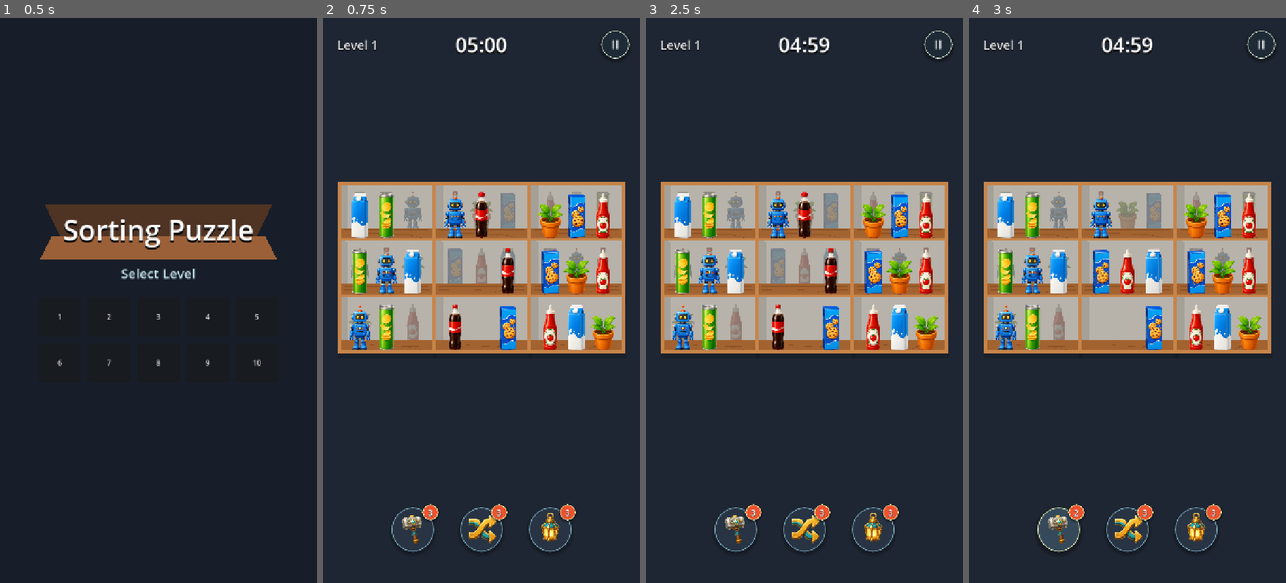
Above: before the commit, frames 1-4 (left to right).
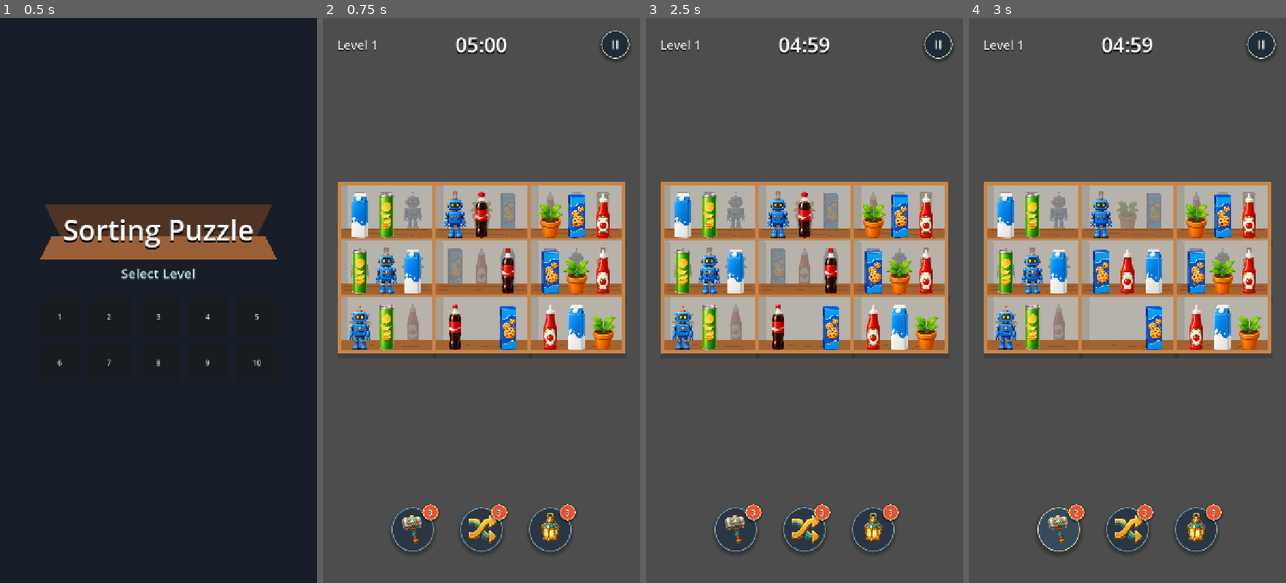
Above: after the commit, the same moments.

Repository: vladeque/sorting-puzzle
Game: Godot game, scene res://scenes/main_menu.tscn
Two runs of this game, one before a commit and one after it. Both use one fixed random seed, a clock stepped at 60 frames per second and the inputs below.
Inputs:
- Up to frame 1 (0.5 s): no input
- Up to frame 2 (0.75 s): click "1" at 0.5 s
- Up to frame 3 (2.5 s): click "II" at 1.25 s; click "Continue" at 2 s
- Up to frame 4 (3 s): click "3" at 2.75 s

Frame 1 is identical in both runs. In frame 2, 69% of the frame differs, in the area x 0-100%, y 0-100%; in frame 3, 69%; in frame 4, 69%.

Commit message:
Add shop wall level background

Diff:
--- a/level.tscn
+++ b/level.tscn
@@ -1,5 +1,6 @@
 [gd_scene format=3 uid="uid://bx74wdn60xop5"]
 
+[ext_resource type="Texture2D" uid="uid://ccfnckk0i01dw" path="res://assets/backgrounds/level_shop_wall.png" id="1_level_background"]
 [ext_resource type="Texture2D" uid="uid://h4ru3gdl5338" path="res://assets/abilities/ability_hammer.png" id="2_hammer_icon"]
 [ext_resource type="Texture2D" uid="uid://x0qk7pd87bfv" path="res://assets/abilities/ability_shuffle.png" id="3_shuffle_icon"]
 [ext_resource type="Texture2D" uid="uid://dwmyah5l2r82d" path="res://assets/abilities/ability_lantern.png" id="4_lantern_icon"]
@@ -141,14 +142,16 @@
 [node name="Level" type="Node2D" unique_id=949256860]
 script = ExtResource("10_level_script")
 
-[node name="Background" type="ColorRect" parent="." unique_id=156883377]
+[node name="Background" type="TextureRect" parent="." unique_id=156883377]
 layout_mode = 3
 anchors_preset = 15
 anchor_right = 1.0
 anchor_bottom = 1.0
 grow_horizontal = 2
 grow_vertical = 2
-color = Color(0.12, 0.15, 0.2, 1)
+texture = ExtResource("1_level_background")
+expand_mode = 1
+stretch_mode = 6
 
 [node name="Shelves" type="Node2D" parent="." unique_id=1655339205]
 position = Vector2(360, 570)
Binary file added: assets/backgrounds/level_shop_wall.png
Not shown, added: assets/backgrounds/level_shop_wall.png.import
Not shown, changed: docs/PROJECT_MAP.md
Not shown, changed: docs/SCENES.md
